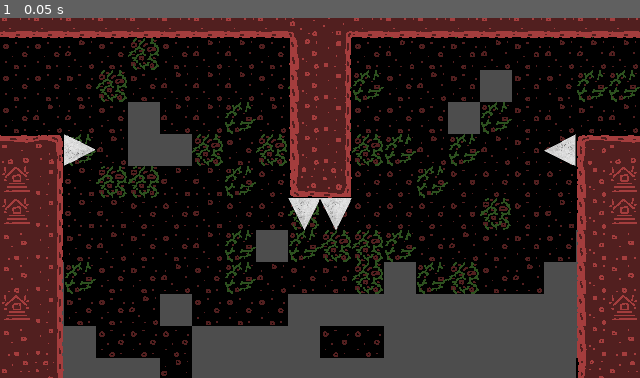
Above: before the commit, frame 1.
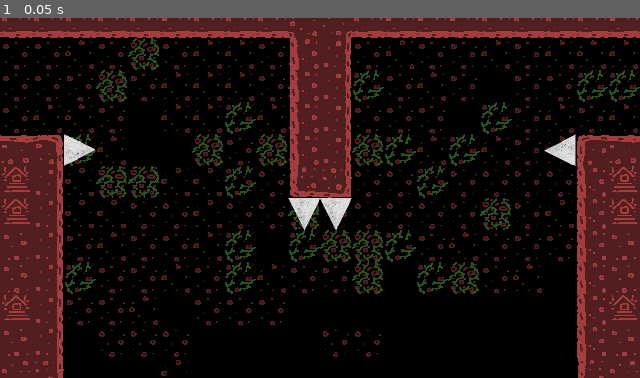
Above: after the commit, the same moment.

Repository: chars-at-last/Platforming-Game
Game: Godot game, scene res://nodes/scenes/levels/created levels/level_02.tscn
Same seed, same stepped clock (60 frames per second), same inputs: the game is played once before the commit and once after it. This scene is started directly instead of the project's main scene. The engine's default icon, where the game draws it, is replaced by a stand-in: a white triangle on a blue panel in a dark square.
Inputs:
- Up to frame 1 (0.05 s): no input

The runs differ from the first frame. In frame 1, 17% of the frame differs, in the area x 9-91%, y 14-100%.

Commit message:
Gun Shader

Diff:
--- a/nodes/scenes/levels/created levels/level_02.tscn
+++ b/nodes/scenes/levels/created levels/level_02.tscn
@@ -34,3 +34,11 @@
 tile_map_data = PackedByteArray("AAAVAPv/AAAAAAAAAAAVAPr/AAAAAAAAAAAVAPn/AAAAAAAAAAAVAPj/AAAAAAAAAAAVAPf/AAAAAAAAAAAVAPb/AAAAAAAAAAA=")
 next_level_key = "1x3"
 next_level_position_add = Vector2(-20, 16)
+
+[node name="ColorRect" type="ColorRect" parent="." index="5"]
+z_index = -1
+offset_left = -292.0
+offset_top = -178.0
+offset_right = 299.0
+offset_bottom = 213.0
+color = Color(0, 0, 0, 1)
--- a/nodes/scenes/levels/created levels/level_03.tscn
+++ b/nodes/scenes/levels/created levels/level_03.tscn
@@ -30,7 +30,7 @@
 
 [node name="Spikes2" parent="." index="5" instance=ExtResource("4_wmfl0")]
 scale = Vector2(0.25, 0.25)
-tile_map_data = PackedByteArray("AAD///b/AQADAAAAADD9/wAAAQADAAAAAGA=")
+tile_map_data = PackedByteArray("AAD///b/AQADAAAAADD9/wAAAQADAAAAAGAFABYAAQADAAAAADAEABYAAQADAAAAADA=")
 
 [node name="Checkpoint" parent="." index="6" instance=ExtResource("5_2l0mt")]
 rotation = 3.14159
--- a/nodes/scenes/player/gun.tscn
+++ b/nodes/scenes/player/gun.tscn
@@ -1,14 +1,31 @@
-[gd_scene load_steps=3 format=3 uid="uid://d2a0dv2u0u0vc"]
+[gd_scene load_steps=6 format=3 uid="uid://d2a0dv2u0u0vc"]
 
 [ext_resource type="Script" path="res://nodes/scripts/gun.gd" id="1_7h6wt"]
 [ext_resource type="Texture2D" uid="uid://5h70if3nn0yk" path="res://assets/art/player_spritesheet.png" id="2_275g3"]
+[ext_resource type="Shader" path="res://nodes/scripts/shaders/gun.gdshader" id="3_7hoha"]
+
+[sub_resource type="ShaderMaterial" id="ShaderMaterial_x6lgf"]
+
+[sub_resource type="ShaderMaterial" id="ShaderMaterial_5htu4"]
+shader = ExtResource("3_7hoha")
+shader_parameter/shake_amount = 2.0
+shader_parameter/base_color = Color(1, 1, 1, 1)
+shader_parameter/change_color = null
+shader_parameter/tolerance = 0.01
+shader_parameter/do_change = true
 
 [node name="Gun" type="Node2D"]
 editor_description = "Gun for the player."
+material = SubResource("ShaderMaterial_x6lgf")
 script = ExtResource("1_7h6wt")
+charged_color = Color(1, 1, 1, 1)
+charging_color_start = Color(1, 1, 0, 1)
+charging_color_end = Color(1, 0, 0, 1)
+empty_color = Color(0, 0.427451, 0.552941, 1)
 
 [node name="Sprite2D" type="Sprite2D" parent="."]
 light_mask = 0
+material = SubResource("ShaderMaterial_5htu4")
 rotation = -1.5708
 texture = ExtResource("2_275g3")
 region_enabled = true
--- a/nodes/scripts/gun.gd
+++ b/nodes/scripts/gun.gd
@@ -16,12 +16,21 @@
 var base_position: Vector2								## Base gun position
 var flipped: bool = false								## Whether or not gun is "flipped"
 
+@export var charged_color: Color						## Color when gun is charged
+@export var charging_color_start: Color					## Color when gun is charging (start)
+@export var charging_color_end: Color					## Color when gun is charging (end)
+@export var empty_color: Color							## Color when gun has no charges
+@export var shake_amount: float = 4						## Shaking of gun when charging
+var gun_color_tween: Tween								## Tween for gun color
+
 var _charging: bool = false								## Flag if charging gun
 var _can_fire: bool = true								## Flag if the gun can charge/fire
 
 # Ready
 func _ready() -> void:
 	self.base_position = position
+	self.change_gun_color(charged_color)
+	self.change_gun_shake(0)
 
 # Process
 func _physics_process(_delta: float) -> void:
@@ -40,18 +49,32 @@
 			_charging = true
 			timer.start(CHARGE_TIME)
 
+			# Tween
+			if self.gun_color_tween:
+				gun_color_tween.kill()
+
+			self.gun_color_tween = self.create_tween().set_parallel()
+			gun_color_tween.tween_method(change_gun_color, charging_color_start, charging_color_end, CHARGE_TIME)
+			gun_color_tween.tween_method(change_gun_shake, 0, shake_amount, CHARGE_TIME)
+
 		if _charging and Input.is_action_just_released("charge_gun"):
 			_charging = false
 			fire_gun(1.0 - (timer.time_left / CHARGE_TIME))
 			timer.stop()
 
+			# Tween
+			if self.gun_color_tween:
+				gun_color_tween.kill()
+			change_gun_color(empty_color)
+			change_gun_shake(0)
+
 	if not _can_fire and base_node.unbridled_velocity.y >= 0 and base_node.is_on_floor():
-		_can_fire = true
+		change_can_fire(true)
 
 # Fires the gun
 func fire_gun(percent: float) -> void:
 	base_node.unbridled_velocity -= GUN_BOOST_MAGNITUDE * percent * Vector2.from_angle(self.rotation)
-	_can_fire = false
+	change_can_fire(false)
 
 # Updates base position
 func update_base_position(new_base: Vector2, change_position: bool = false) -> void:
@@ -67,3 +90,16 @@
 func flip(is_flipped: bool) -> void:
 	flipped = is_flipped
 	update_position()
+
+# Change if gun can be fired
+func change_can_fire(can_fire: bool) -> void:
+	_can_fire = can_fire
+	change_gun_color(charged_color if can_fire else empty_color)
+
+# Change gun color
+func change_gun_color(color: Color) -> void:
+	sprite.material.set_shader_parameter("change_color", color)
+
+# Change gun shake
+func change_gun_shake(amount: float) -> void:
+	sprite.material.set_shader_parameter("shake_amount", amount)
--- /dev/null
+++ b/nodes/scripts/shaders/gun.gdshader
@@ -0,0 +1,21 @@
+// Gun Shader
+
+shader_type canvas_item;
+
+#include "shake.gdshaderinc"
+#include "color_shift.gdshaderinc"
+
+
+void vertex()
+{
+	VERTEX = shake(VERTEX);
+}
+
+void fragment() {
+	COLOR = shift(COLOR);
+}
+
+//void light() {
+	// Called for every pixel for every light affecting the CanvasItem.
+	// Uncomment to replace the default light processing function with this one.
+//}
Not shown, added: nodes/scripts/shaders/color_shift.gdshaderinc
Not shown, added: nodes/scripts/shaders/random.gdshaderinc
Not shown, added: nodes/scripts/shaders/shake.gdshaderinc
